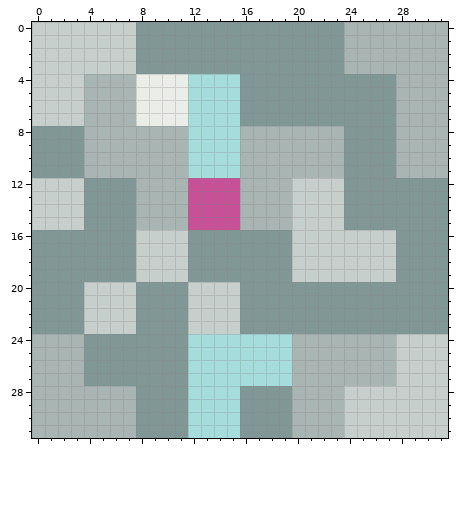
Edited in one commit: pixel-art file (assets/sprites/environment/wall1.aseprite). This is how it looked before the edit.
32x32 pixels, 1 frame.
New version:
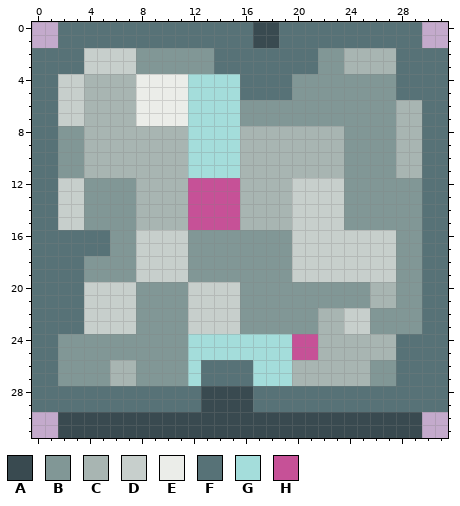
Palette (. is transparent): A #394a50  B #819796  C #a8b5b2  D #c7cfcc  E #ebede9  F #577277  G #a4dddb  H #c65197
Changes in this commit:
The author changed colour B to colour A in rows 0 to 1 at x 17 to 18; in rows 28 to 29 at x 16; in rows 30 to 31 at x 8 to 11 and 16 to 19.
The author changed colour C to colour A in rows 30 to 31 at x 2 to 7 and 20 to 23.
The author changed colour D to colour A in rows 30 to 31 at x 24 to 29.
The author changed colour G to colour A in rows 28 to 29 at x 13 to 15; in rows 30 to 31 at x 12 to 15.
The author changed colour C to colour B in rows 24 to 25 at x 2 to 3; in rows 26 to 27 at x 2 to 3 and 26 to 27.
The author changed colour B to colour C in rows 20 to 21 at x 26 to 27; in rows 22 to 23 at x 22 to 23; in rows 26 to 27 at x 6 to 7.
The author changed colour B to colour D in rows 22 to 23 at x 24 to 25.
The author changed colour B to colour F in rows 0 to 1 at x 8 to 16 and 19 to 23; in rows 2 to 3 at x 14 to 21; in rows 4 to 5 at x 16 to 19; in rows 8 to 11 at x 0 to 1; in rows 12 to 15 at x 30 to 31; in rows 16 to 17 at x 0 to 5 and 30 to 31.
The author changed colour B to colour F in rows 18 to 23 at x 0 to 3 and 30 to 31; in rows 28 to 29 at x 8 to 11 and 17 to 19.
The author changed colour C to colour F in rows 0 to 1 at x 24 to 29; in rows 2 to 5 at x 28 to 31; in rows 6 to 11 at x 30 to 31; in rows 24 to 27 at x 0 to 1; in rows 28 to 29 at x 0 to 7 and 20 to 23.
The author changed colour D to colour F in rows 0 to 1 at x 2 to 7; in rows 2 to 3 at x 0 to 3; in rows 4 to 7 at x 0 to 1; in rows 12 to 15 at x 0 to 1; in rows 24 to 27 at x 28 to 31; in rows 28 to 29 at x 24 to 31.
The author changed colour G to colour F in rows 26 to 27 at x 13 to 16; in rows 28 to 29 at x 12.
The author changed colour C to colour H in rows 24 to 25 at x 20 to 21.
Colour C is removed in rows 0 to 1 at x 30 to 31; in rows 30 to 31 at x 0 to 1.
Colour D is removed in rows 0 to 1 at x 0 to 1; in rows 30 to 31 at x 30 to 31.
Changed places in both pictures, as pixel boxes (x1, y1, x2, y2):
changed: (32, 22, 448, 438)
